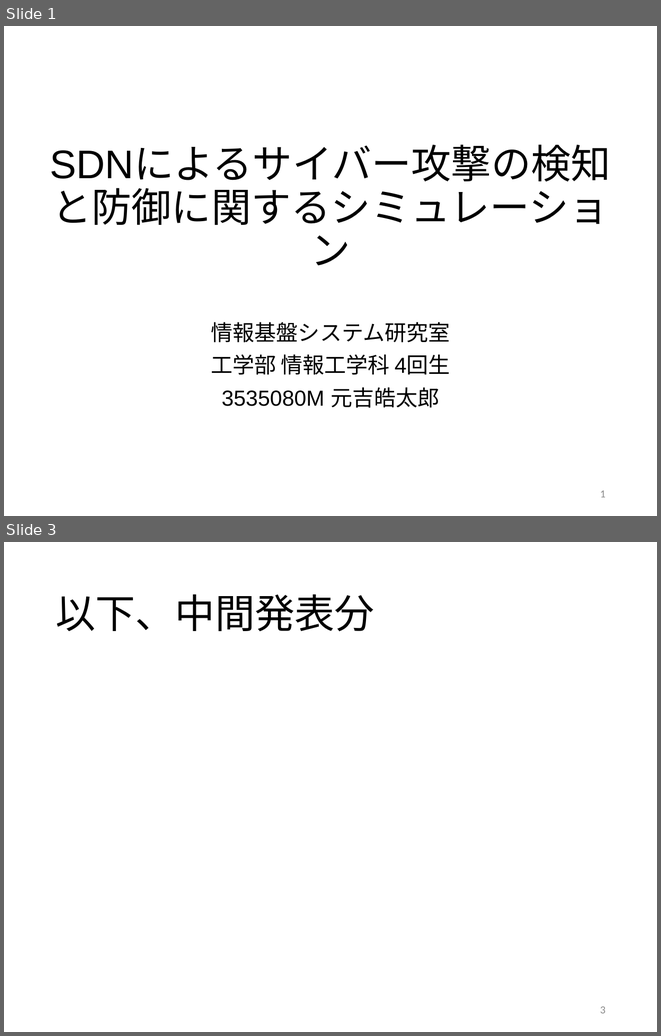
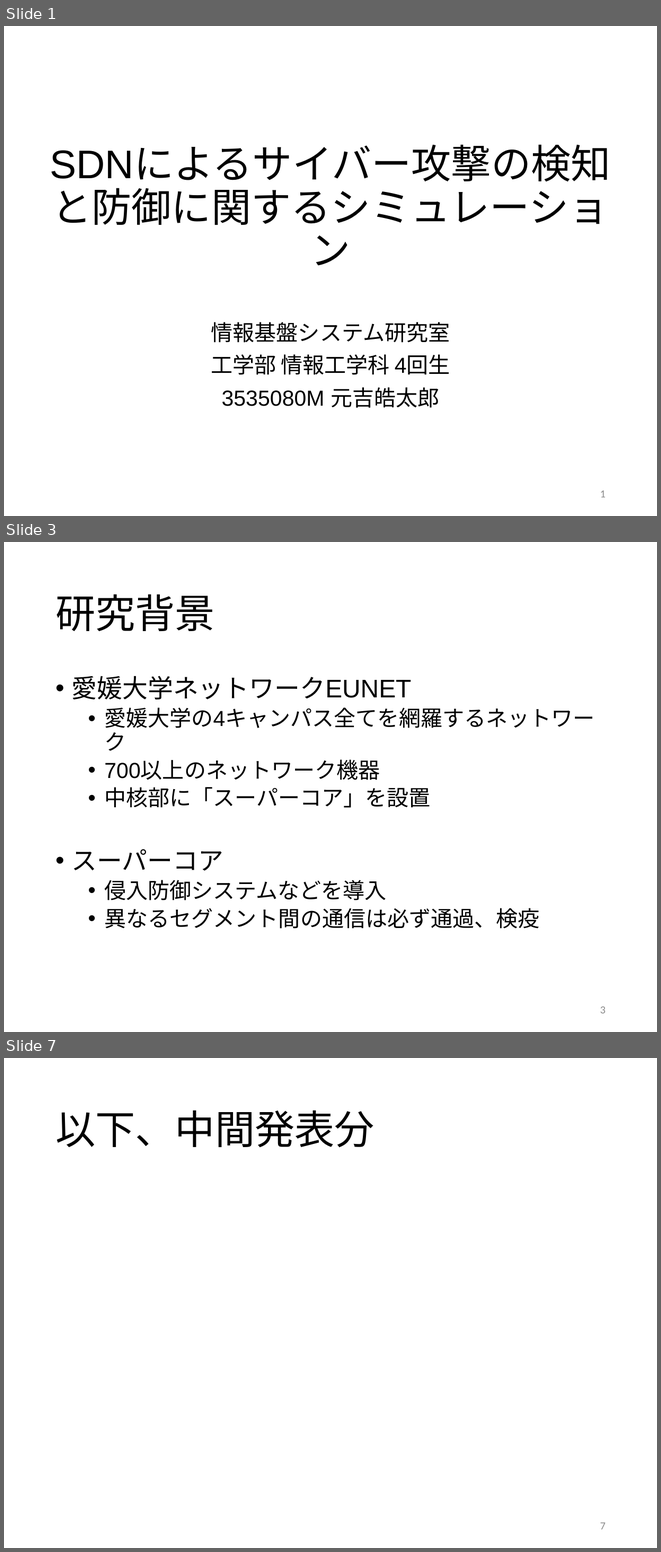
Before and after one commit to Kotaro-MOTOYOSHI/-, a slide deck: PresentationSlide.pptx. Shown one above the other, each under a label of ours: slides 1 and 3 before the commit, slides 1, 3 and 7 after it; the slides between them are not shown. The pictures are 661x1036 and 661x1552 pixels, drawn with LibreOffice and Linux fonts; fonts in the diff are those of the drawing. Boxes give left, top, right and bottom in pixels: in the first picture for what was removed or moved away, otherwise in the second. Text is boxed around its words. In the diff, an @@ line names an element or a change of style, - is before the commit and + after.

```diff
--- a/PresentationSlide.pptx
+++ b/PresentationSlide.pptx
@@ slide 3 added at [4, 542, 657, 1032], background #FFFFFF @@
@@ title added at [55, 594, 215, 631], 44 pt, text #000000 @@
+研究背景
@@ text added at [72, 676, 594, 928], 24 pt, text #000000 @@
+• 愛媛大学ネットワークEUNET
+  • 愛媛大学の4キャンパス全てを網羅するネットワーク
+  • 700以上のネットワーク機器
+  • 中核部に「スーパーコア」を設置
+• スーパーコア
+  • 侵入防御システムなどを導入
+  • 異なるセグメント間の通信は必ず通過、検疫
@@ page number added at [600, 1006, 606, 1013], 12 pt, text #8C8C8C @@
+3
@@ what was slide 3 is now slide 7 @@
@@ page number at [600, 1522, 606, 1529]: text changed @@
-3
+7
```
Also in this commit, not shown: 1 slide changed, 3 other slides added, 2 slides removed, 2 other files.
